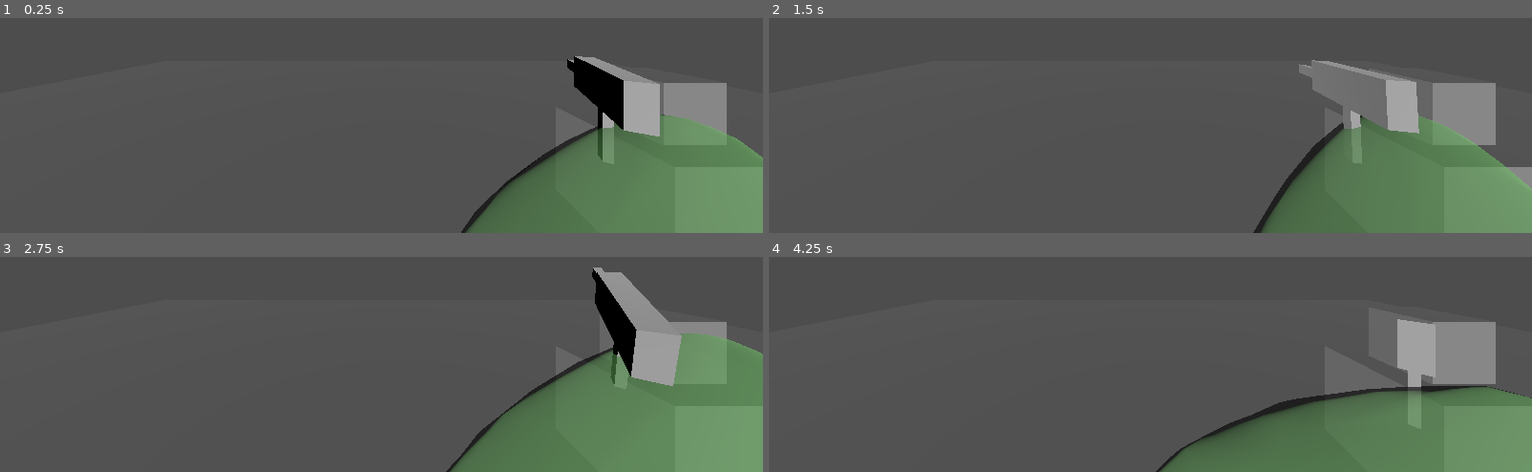
Above: before the commit, frames 1-4 (two rows, left to right).
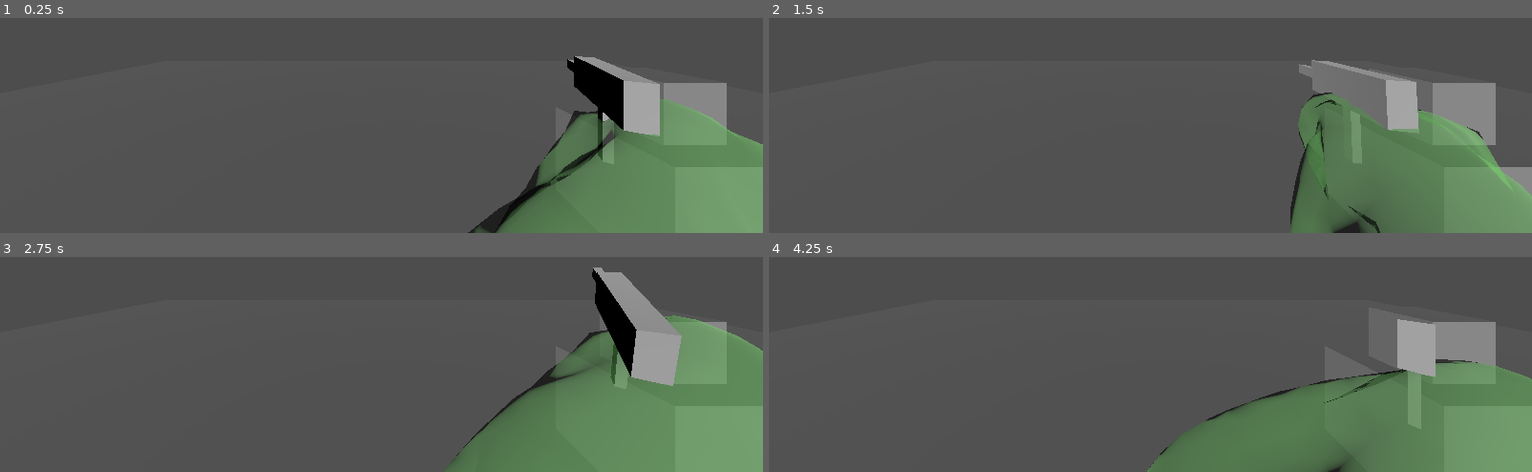
Above: after the commit, the same moments.

Repository: WNPendleton/Oozi
Game: Godot game, scene res://scenes/sandbox.tscn
Same seed, same stepped clock (60 frames per second), same inputs: the game is played once before the commit and once after it.
Inputs (mouse positions are in pixels of both pictures, inside the frame that each line leads up to):
- Up to frame 1 (0.25 s): no input
- Up to frame 2 (1.5 s): move the mouse to (outside the picture) at 0.52 s; move the mouse to (997, 39) at 1.27 s
- Up to frame 3 (2.75 s): move the mouse to (outside the picture) at 2.02 s
- Up to frame 4 (4.25 s): move the mouse to (1112, 343) at 2.77 s; move the mouse to (1379, 321) at 3.52 s

The runs differ from the first frame. In frame 1, 2.7% of the frame differs, in the area x 60-100%, y 37-100%; in frame 2, 3.0%; in frame 3, 1.7%; in frame 4, 5.3%, in the area x 49-100%, y 47-100%.

Commit message:
Softbody tweaks

Diff:
--- a/scenes/sandbox.tscn
+++ b/scenes/sandbox.tscn
@@ -62,43 +62,47 @@
 mesh = SubResource("CylinderMesh_gr3n5")
 
 [node name="Viewmodel" type="SoftBody3D" parent="3DWorld"]
-transform = Transform3D(0.5, -0.433013, -0.750001, 0, 0.866025, -0.5, 0.866026, 0.25, 0.433013, 0.427582, 1.08298, -0.416007)
+transform = Transform3D(0.559193, -0.414519, -0.717968, 0, 0.866025, -0.5, 0.829038, 0.279596, 0.484276, 0.427582, 1.17745, -0.416007)
 material_override = ExtResource("3_e55gt")
 mesh = ExtResource("2_7ub2u")
 skeleton = NodePath("../Player/Camera")
 collision_layer = 3
 collision_mask = 3
 parent_collision_ignore = NodePath("../Player")
-pressure_coefficient = 10.0
-damping_coefficient = 0.51
-pinned_points = [123, 202, 275, 197, 191, 305, 43, 69, 22]
-attachments/0/point_index = 123
-attachments/0/spatial_attachment_path = NodePath("../Player/ArmAnchor/Line Markers/Tip")
-attachments/0/offset = Vector3(1.21562, -0.0239354, -0.371289)
-attachments/1/point_index = 202
-attachments/1/spatial_attachment_path = NodePath("../Player/ArmAnchor/Line Markers/Tip")
-attachments/1/offset = Vector3(1.4174, 0.166303, -0.27476)
-attachments/2/point_index = 275
-attachments/2/spatial_attachment_path = NodePath("../Player/ArmAnchor/Line Markers/Tip")
-attachments/2/offset = Vector3(1.601, -0.0655809, -0.448629)
-attachments/3/point_index = 197
-attachments/3/spatial_attachment_path = NodePath("../Player/ArmAnchor/Uzi")
-attachments/3/offset = Vector3(0.146887, 0.159702, -0.17272)
-attachments/4/point_index = 191
-attachments/4/spatial_attachment_path = NodePath("../Player/ArmAnchor/Uzi")
-attachments/4/offset = Vector3(0.149699, 0.135737, -0.103262)
-attachments/5/point_index = 305
-attachments/5/spatial_attachment_path = NodePath("../Player/ArmAnchor/Uzi")
-attachments/5/offset = Vector3(0.223752, 0.147167, -0.129079)
-attachments/6/point_index = 43
-attachments/6/spatial_attachment_path = NodePath("../Player/ArmAnchor/Line Markers/Back")
-attachments/6/offset = Vector3(-1.23554, -0.717876, 0.376786)
-attachments/7/point_index = 69
-attachments/7/spatial_attachment_path = NodePath("../Player/ArmAnchor/Line Markers/Back")
-attachments/7/offset = Vector3(-1.36274, -0.328552, 0.788378)
-attachments/8/point_index = 22
-attachments/8/spatial_attachment_path = NodePath("../Player/ArmAnchor/Line Markers/Back")
-attachments/8/offset = Vector3(-1.68996, -0.693338, 0.480733)
+linear_stiffness = 0.25
+pressure_coefficient = 2.0
+damping_coefficient = 0.0
+pinned_points = [744, 94, 650, 568, 1302, 821, 562, 1056, 1091, 1057]
+attachments/0/point_index = 744
+attachments/0/spatial_attachment_path = NodePath("../Player/ArmAnchor/Line Markers/Back")
+attachments/0/offset = Vector3(-1.43359, -0.332572, 0.309493)
+attachments/1/point_index = 94
+attachments/1/spatial_attachment_path = NodePath("../Player/ArmAnchor/Line Markers/Back")
+attachments/1/offset = Vector3(-1.64112, -0.343565, 0.702788)
+attachments/2/point_index = 650
+attachments/2/spatial_attachment_path = NodePath("../Player/ArmAnchor/Line Markers/Back")
+attachments/2/offset = Vector3(-1.43359, -0.332572, 0.309493)
+attachments/3/point_index = 568
+attachments/3/spatial_attachment_path = NodePath("../Player/ArmAnchor/Line Markers/Tip")
+attachments/3/offset = Vector3(1.56541, -0.333572, 0.303493)
+attachments/4/point_index = 1302
+attachments/4/spatial_attachment_path = NodePath("../Player/ArmAnchor/Line Markers/Tip")
+attachments/4/offset = Vector3(1.56541, -0.333572, 0.303493)
+attachments/5/point_index = 821
+attachments/5/spatial_attachment_path = NodePath("../Player/ArmAnchor/Line Markers/Tip")
+attachments/5/offset = Vector3(1.56541, -0.333572, 0.303493)
+attachments/6/point_index = 562
+attachments/6/spatial_attachment_path = NodePath("../Player/ArmAnchor/Uzi")
+attachments/6/offset = Vector3(0.398913, -0.333572, 0.272418)
+attachments/7/point_index = 1056
+attachments/7/spatial_attachment_path = NodePath("../Player/ArmAnchor/Uzi")
+attachments/7/offset = Vector3(0.398913, -0.333572, 0.272418)
+attachments/8/point_index = 1091
+attachments/8/spatial_attachment_path = NodePath("../Player/ArmAnchor/Uzi")
+attachments/8/offset = Vector3(0.398913, -0.333572, 0.272418)
+attachments/9/point_index = 1057
+attachments/9/spatial_attachment_path = NodePath("../Player/ArmAnchor/Uzi")
+attachments/9/offset = Vector3(0.398913, -0.333572, 0.272418)
 
 [node name="Terrain" type="Node3D" parent="3DWorld"]
 
Not shown, added: external-resources/blender/viewmodelclippedretop.blend.import
Not shown, changed: models/viewmodel.mtl
Not shown, changed: models/viewmodel.obj
Not shown, added: external-resources/blender/viewmodelclippedretop.blend
Not shown, added: external-resources/blender/viewmodelclippedretop.blend1
